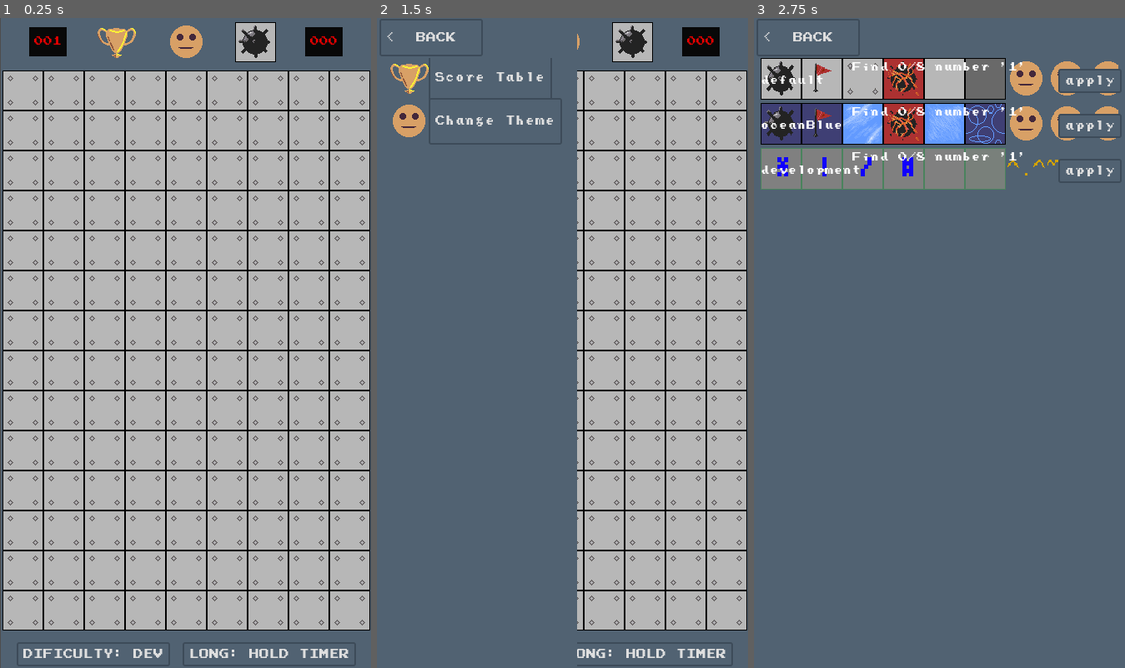
Above: before the commit, frames 1-3 (left to right).
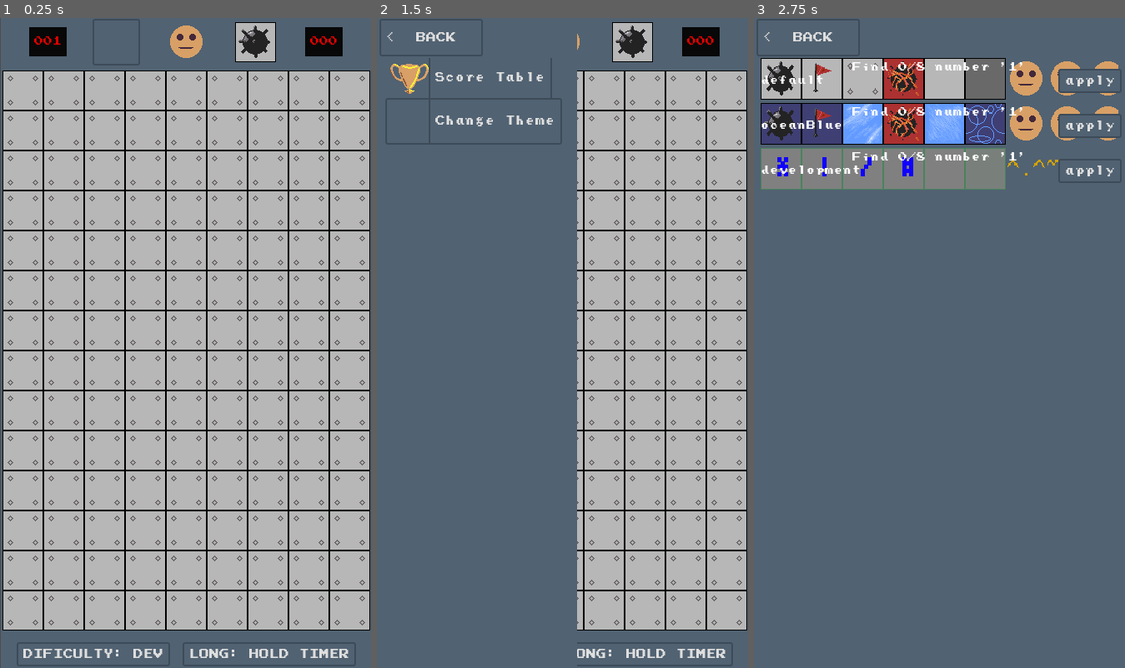
Above: after the commit, the same moments.

Repository: YAS-mobile-apps/YAS-minesweeper
Game: Godot game, scene res://scenes/main.tscn
Same seed, same stepped clock (60 frames per second), same inputs: the game is played once before the commit and once after it.
Inputs (mouse positions are in pixels of both pictures, inside the frame that each line leads up to):
- Up to frame 1 (0.25 s): no input
- Up to frame 2 (1.5 s): click (492, 44) at 0.5 s; click (562, 44) at 1.25 s
- Up to frame 3 (2.75 s): click "Change Theme" at 2 s

The runs differ from the first frame. In frame 1, 0.3% of the frame differs, in the area x 24-38%, y 0-8%; in frame 2, 0.4%, in the area x 2-15%, y 12-20%; in frame 3, nothing differs.

Commit message:
Icon for options menu button

Diff:
--- a/assets/themes/oceanBlue_theme/oceanBlue_theme.tres
+++ b/assets/themes/oceanBlue_theme/oceanBlue_theme.tres
@@ -244,6 +244,30 @@
 expand_margin_top = 4.0
 expand_margin_right = 4.0
 expand_margin_bottom = 4.0
+
+[sub_resource type="StyleBoxTexture" id="StyleBoxTexture_dlkin"]
+texture = ExtResource("1_4n5y4")
+region_rect = Rect2(686, 0, 49, 48)
+modulate_color = Color(0, 0, 0, 0.470588)
+
+[sub_resource type="StyleBoxTexture" id="StyleBoxTexture_vampv"]
+texture = ExtResource("1_4n5y4")
+region_rect = Rect2(686, 0, 49, 48)
+modulate_color = Color(0, 0.596078, 1, 0.658824)
+
+[sub_resource type="StyleBoxTexture" id="StyleBoxTexture_nvlfs"]
+texture = ExtResource("1_4n5y4")
+region_rect = Rect2(686, 0, 49, 48)
+modulate_color = Color(0, 0.596078, 1, 0.658824)
+
+[sub_resource type="StyleBoxTexture" id="StyleBoxTexture_wgql8"]
+texture = ExtResource("1_4n5y4")
+region_rect = Rect2(686, 0, 49, 48)
+
+[sub_resource type="StyleBoxTexture" id="StyleBoxTexture_wmkvv"]
+texture = ExtResource("1_4n5y4")
+region_rect = Rect2(686, 0, 49, 48)
+modulate_color = Color(0, 0.596078, 1, 0.658824)
 
 [sub_resource type="StyleBoxFlat" id="StyleBoxFlat_yixl5"]
 bg_color = Color(0.317647, 0.384314, 0.447059, 1)
@@ -369,6 +393,30 @@
 expand_margin_left = 4.0
 expand_margin_top = 2.0
 expand_margin_right = 4.0
+
+[sub_resource type="StyleBoxTexture" id="StyleBoxTexture_eov6o"]
+texture = ExtResource("1_4n5y4")
+region_rect = Rect2(588, 0, 49, 48)
+modulate_color = Color(1, 1, 1, 0.470588)
+
+[sub_resource type="StyleBoxTexture" id="StyleBoxTexture_ifvtx"]
+texture = ExtResource("1_4n5y4")
+region_rect = Rect2(588, 0, 49, 48)
+modulate_color = Color(1, 1, 0, 1)
+
+[sub_resource type="StyleBoxTexture" id="StyleBoxTexture_tuovy"]
+texture = ExtResource("1_4n5y4")
+region_rect = Rect2(588, 0, 49, 48)
+modulate_color = Color(1, 1, 0, 1)
+
+[sub_resource type="StyleBoxTexture" id="StyleBoxTexture_plbxp"]
+texture = ExtResource("1_4n5y4")
+region_rect = Rect2(588, 0, 49, 48)
+
+[sub_resource type="StyleBoxTexture" id="StyleBoxTexture_bk62v"]
+texture = ExtResource("1_4n5y4")
+region_rect = Rect2(588, 0, 49, 48)
+modulate_color = Color(1, 1, 0, 1)
 
 [sub_resource type="StyleBoxFlat" id="StyleBoxFlat_ypgjl"]
 bg_color = Color(0.317647, 0.384314, 0.447059, 1)
@@ -455,6 +503,11 @@
 MenuButton/styles/normal = SubResource("StyleBoxFlat_gdkc8")
 MenuButton/styles/pressed = SubResource("StyleBoxFlat_bvqxq")
 MenuOptionsButton/base_type = &"Button"
+MenuOptionsButton/styles/disabled = SubResource("StyleBoxTexture_dlkin")
+MenuOptionsButton/styles/focus = SubResource("StyleBoxTexture_vampv")
+MenuOptionsButton/styles/hover = SubResource("StyleBoxTexture_nvlfs")
+MenuOptionsButton/styles/normal = SubResource("StyleBoxTexture_wgql8")
+MenuOptionsButton/styles/pressed = SubResource("StyleBoxTexture_wmkvv")
 MineCountLabel/base_type = &"Label"
 MineCountLabel/colors/font_color = Color(0.905506, 0, 0, 1)
 Panel/styles/panel = SubResource("StyleBoxFlat_yixl5")
@@ -480,6 +533,12 @@
 SideMenuButton/styles/hover = SubResource("StyleBoxFlat_yg02w")
 SideMenuButton/styles/normal = SubResource("StyleBoxFlat_65hbn")
 SideMenuButton/styles/pressed = SubResource("StyleBoxFlat_qba5l")
+ThemesButton/base_type = &"Button"
+ThemesButton/styles/disabled = SubResource("StyleBoxTexture_eov6o")
+ThemesButton/styles/focus = SubResource("StyleBoxTexture_ifvtx")
+ThemesButton/styles/hover = SubResource("StyleBoxTexture_tuovy")
+ThemesButton/styles/normal = SubResource("StyleBoxTexture_plbxp")
+ThemesButton/styles/pressed = SubResource("StyleBoxTexture_bk62v")
 TimerCountLabel/base_type = &"Label"
 TimerCountLabel/colors/font_color = Color(0.905882, 0, 0, 1)
 TooltipPanel/styles/panel = SubResource("StyleBoxFlat_ypgjl")
--- a/scenes/main.tscn
+++ b/scenes/main.tscn
@@ -154,14 +154,13 @@
 size_flags_horizontal = 3
 size_flags_vertical = 3
 
-[node name="ScoreButton" type="TextureButton" parent="DisplaySafeArea/GameSubViewportContainer/GameSubViewport/BaseNode/SweeperGameUi/SweeperUiTop/GameStatusBox"]
+[node name="ScoreButton" type="Button" parent="DisplaySafeArea/GameSubViewportContainer/GameSubViewport/BaseNode/SweeperGameUi/SweeperUiTop/GameStatusBox"]
 unique_name_in_owner = true
 custom_minimum_size = Vector2(49, 48)
 layout_mode = 2
 tooltip_text = "Score Table"
+theme_type_variation = &"MenuOptionsButton"
 action_mode = 0
-ignore_texture_size = true
-stretch_mode = 5
 
 [node name="SeparatorTop2" type="Control" parent="DisplaySafeArea/GameSubViewportContainer/GameSubViewport/BaseNode/SweeperGameUi/SweeperUiTop/GameStatusBox"]
 layout_mode = 2
@@ -950,7 +949,7 @@
 unique_name_in_owner = true
 custom_minimum_size = Vector2(49, 48)
 layout_mode = 2
-theme_type_variation = &"GameStatusButton"
+theme_type_variation = &"ThemesButton"
 
 [node name="SeparatorMiddle" type="Control" parent="DisplaySafeArea/GameUI/MenuUiContainer/MenuVBoxContainer/MenuScrollContainer/SelectorVBoxContainer/OpenThemeMenu/SelectorLine/SelectorLineContainer/HBoxContainerLine1"]
 custom_minimum_size = Vector2(3, 0)
--- a/scripts/SweeperUiTop.gd
+++ b/scripts/SweeperUiTop.gd
@@ -39,10 +39,6 @@
 
 
 func _ready():
-	menuButton.texture_normal = ThemeManager.get_tile_texture(GlobalVars.CELLS.winners)
-	menuButton.texture_pressed = ThemeManager.get_tile_texture(GlobalVars.CELLS.winners)
-	menuButton.texture_hover = ThemeManager.get_tile_texture(GlobalVars.CELLS.winners_click)
-
 	gameStatusButton.pressed.connect(game_status_button_pressed)
 	saveCancelButton.pressed.connect(game_reset_button_pressed)
 	saveConfirmButton.pressed.connect(save_confirm_button_pressed)
@@ -63,9 +59,6 @@
 func on_theme_changed(_theme_name: String = ""):
 	flag_placement_set_right_texture =  ThemeManager.get_tile_texture(GlobalVars.CELLS.mine)
 	flag_placement_set_left_texture = ThemeManager.get_tile_texture(GlobalVars.CELLS.flag)
-	menuButton.texture_normal = ThemeManager.get_tile_texture(GlobalVars.CELLS.winners)
-	menuButton.texture_pressed = ThemeManager.get_tile_texture(GlobalVars.CELLS.winners)
-	menuButton.texture_hover = ThemeManager.get_tile_texture(GlobalVars.CELLS.winners_click)
 	swap_flag_placement_type(true)
 
 	game_lost_button = ThemeManager.get_game_lost_button(true)
--- a/scripts/ThemeMenu/ThemeMenuUiContainer.gd
+++ b/scripts/ThemeMenu/ThemeMenuUiContainer.gd
@@ -37,6 +37,7 @@
 		apply_button.pressed.connect(save_and_apply_theme.bind(game_theme))
 		themeSelectorVBoxContainer.add_child(new_theme_line)
 
+
 func save_and_apply_theme(game_theme: String):
 	ThemeManager.change_global_theme(game_theme)
 	GlobalVars.settings.current_theme = game_theme
Binary file changed: assets/themes/oceanBlue_theme/base_tiles.png
Not shown: 1 places in assets/themes/oceanBlue_theme/oceanBlue_theme.tres that only renumber resources
Not shown, changed: assets/themes/oceanBlue_theme/base_tiles.pxo
